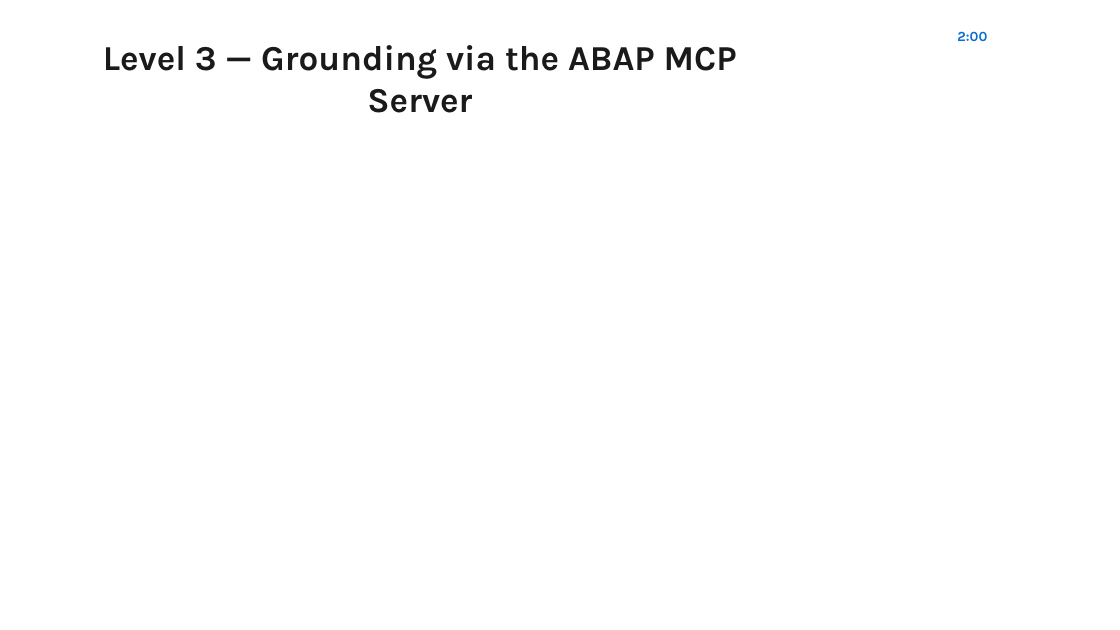
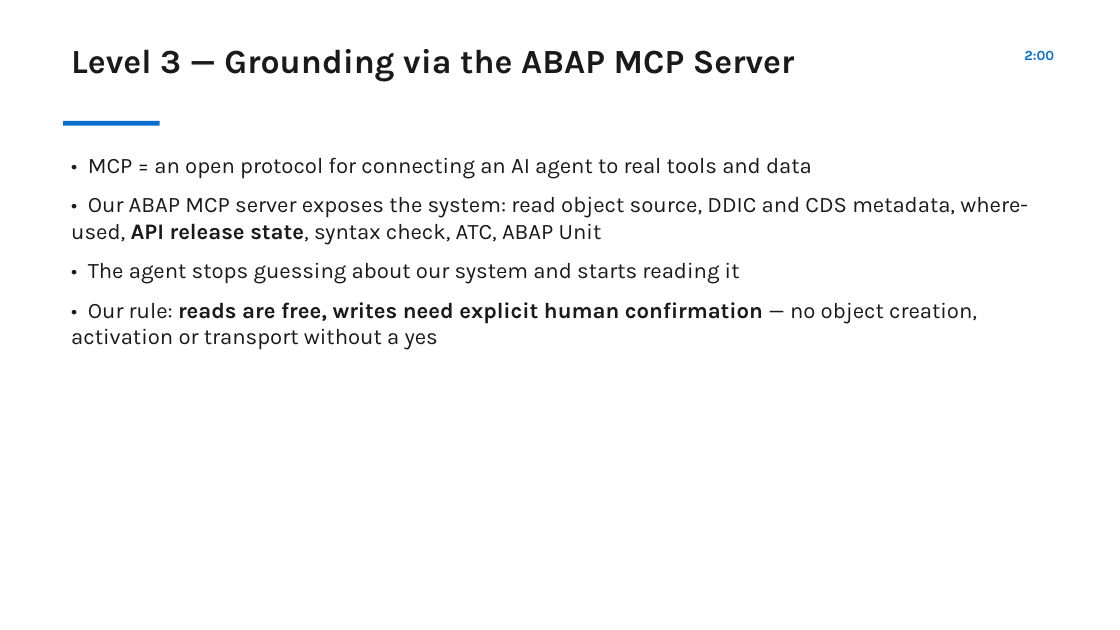
Before and after one commit to RJTechRamjee/sap-technical-assets, a slide deck: slide 7 of docs/coe-sessions/decks/COE-S01_2026-09-11_ai-assisted-abap.pptx. Drawn at 1120x630 pixels with LibreOffice and Linux fonts; fonts in the diff are those of the drawing. Boxes give left, top, right and bottom in pixels: in the first picture for what was removed or moved away, otherwise in the second. Text is boxed around its words. In the diff, an @@ line names an element or a change of style, - is before the commit and + after.

```diff
--- a/docs/coe-sessions/decks/COE-S01_2026-09-11_ai-assisted-abap.pptx
+++ b/docs/coe-sessions/decks/COE-S01_2026-09-11_ai-assisted-abap.pptx
@@ text "Level 3 — Grounding via ...": place and size @@
-text "Level 3 — Grounding via ..." at bbox=[103, 45, 737, 113]
+text "Level 3 — Grounding via ..." at bbox=[71, 49, 795, 81]
@@ text "Level 3 — Grounding via ..." at bbox=[71, 49, 795, 81]: size 30 to 29 pt; alignment centre to left; vertical alignment middle to top @@
@@ text "2:00": place and size @@
-text "2:00" at bbox=[957, 31, 987, 41]
+text "2:00" at bbox=[1024, 50, 1054, 60]
@@ text "2:00" at bbox=[1024, 50, 1054, 60]: alignment left to right @@
@@ rectangle added at bbox=[63, 121, 160, 126], fill #0A6ED1 @@
@@ text added at bbox=[71, 157, 1028, 350], 19 pt, text #1A1A1A @@
+• MCP = an open protocol for connecting an AI agent to real tools and data
+• Our ABAP MCP server exposes the system: read object source, DDIC and CDS metadata, where-used, API release state, syntax check, ATC, ABAP Unit
+• The agent stops guessing about our system and starts reading it
+• Our rule: reads are free, writes need explicit human confirmation — no object creation, activation or transport without a yes
```
Also in this commit, not shown: 14 other slides changed.
